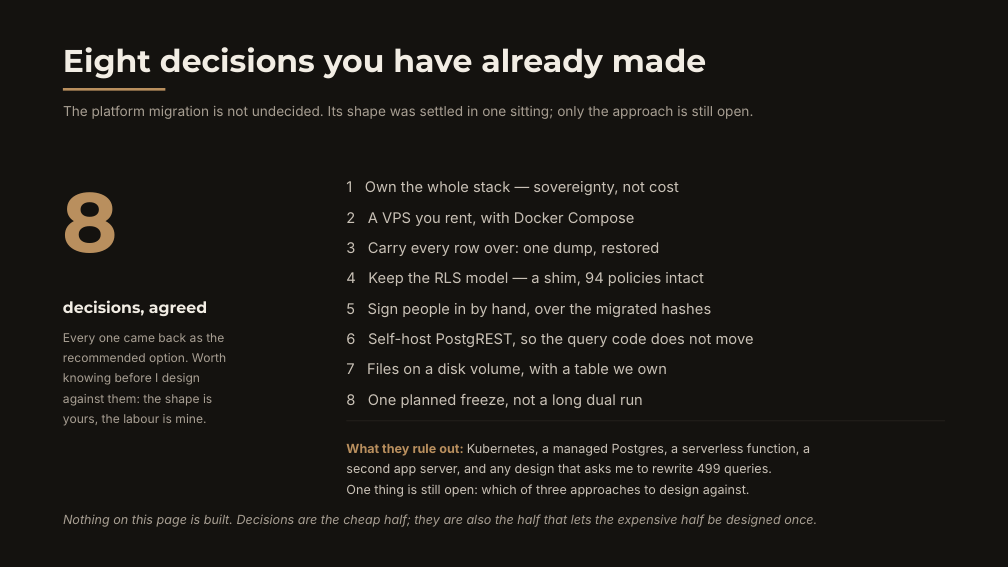
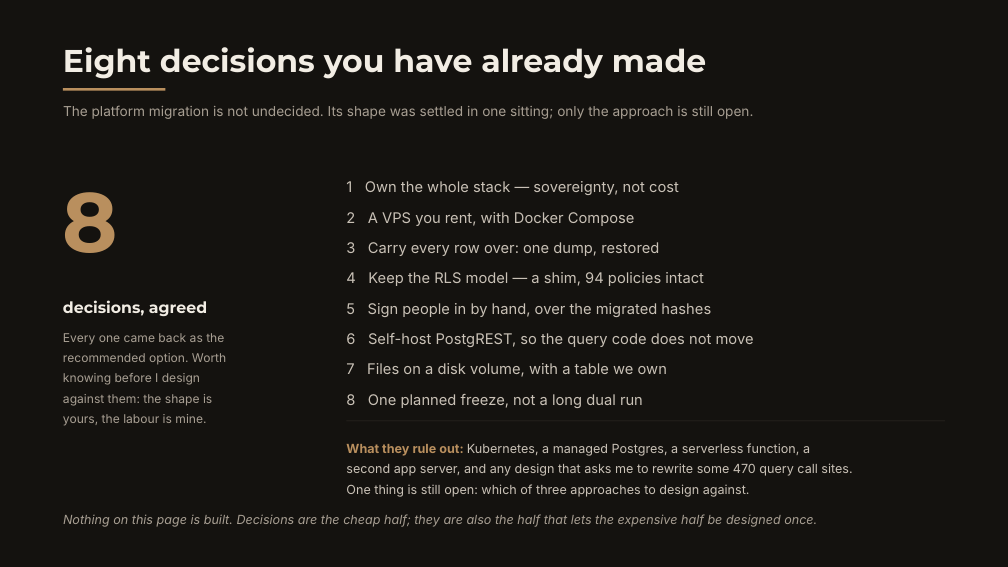
Before and after one commit to MahmoudMuslim/sharmdreamsgroup_recruitment, a slide deck: slide 17 of docs/Talent-Cloud-status-2026-10-20.pptx. Drawn at 1008x567 pixels with LibreOffice and Linux fonts; fonts in the diff are those of the drawing. Boxes give left, top, right and bottom in pixels: in the first picture for what was removed or moved away, otherwise in the second. Text is boxed around its words. In the diff, an @@ line names an element or a change of style, - is before the commit and + after.

Commit message:
docs(status): correct four figures that did not survive their own verification
Writing the report meant re-deriving every number, which found mistakes in
the deck I had just committed and in the report's first draft:

- The task ledger holds 320 closed tasks, not 321, against 47 open.
- A bare grep for ".from(" returns 499 lines, but 29 of those are
  Buffer/Array/Object.from. The figure that sizes the PostgREST decision is
  444 table reads across 65 files, plus 26 that name a bucket or table by
  variable.
- Assessment links stopped carrying a hard-coded deploy host in #313; the
  migration slide still described the old state.
- The Settings -> Languages gap is narrower than first written, and worse:
  the storage (app_settings rows keyed i18n.<locale>), the reader that
  already runs in layout, and the AI routing chain all exist. Only the
  console and its writer are missing, so #376 is now one page and one
  action rather than a feature build.

Both artifacts carry the same corrected basis so neither can be cited for a
stale number.

```diff
--- a/docs/Talent-Cloud-status-2026-10-20.pptx
+++ b/docs/Talent-Cloud-status-2026-10-20.pptx
@@ text at [346, 443, 852, 497]: text changed @@
-What they rule out: Kubernetes, a managed Postgres, a serverless function, a
-second app server, and any design that asks me to rewrite 499 queries.
-One thing is still open: which of three approaches to design against.
+What they rule out: Kubernetes, a managed Postgres, a serverless function, a
+second app server, and any design that asks me to rewrite some 470 query call sites.
+One thing is still open: which of three approaches to design against.
```
Also in this commit, not shown: 6 other slides changed, 1 other file.
